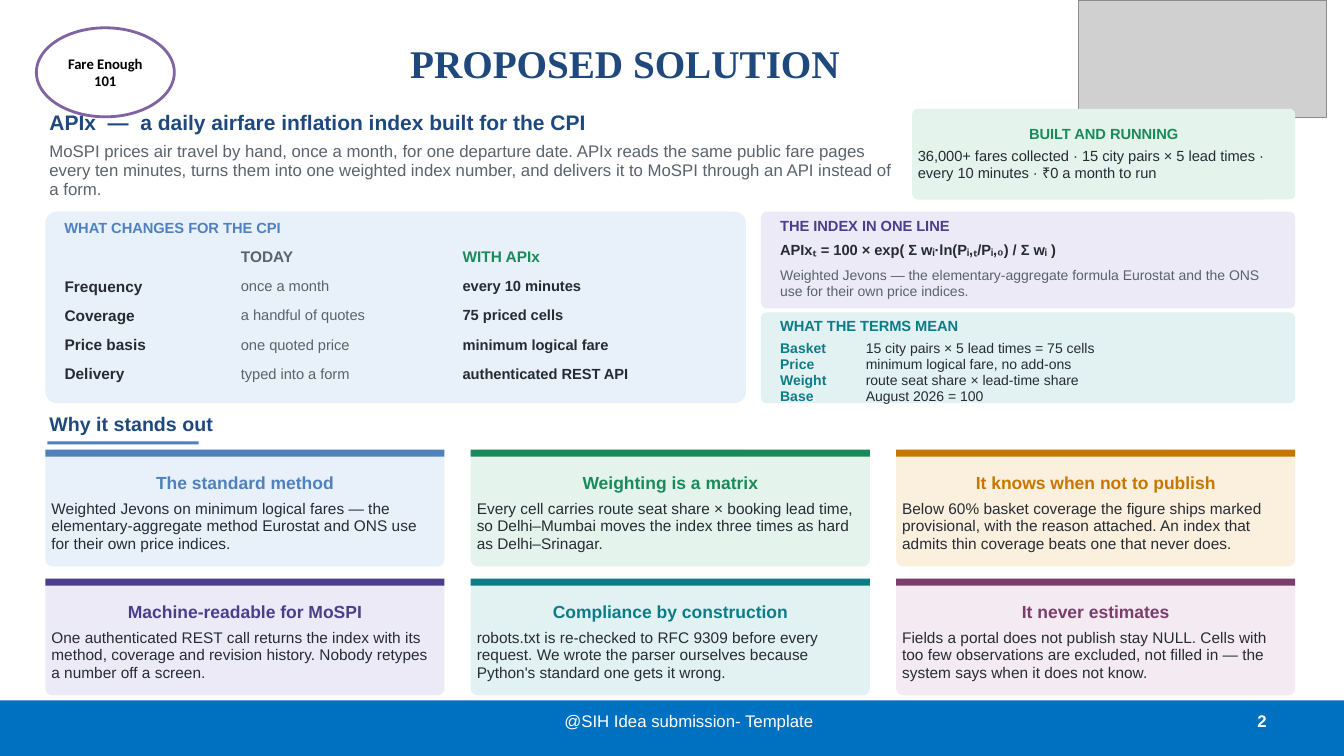
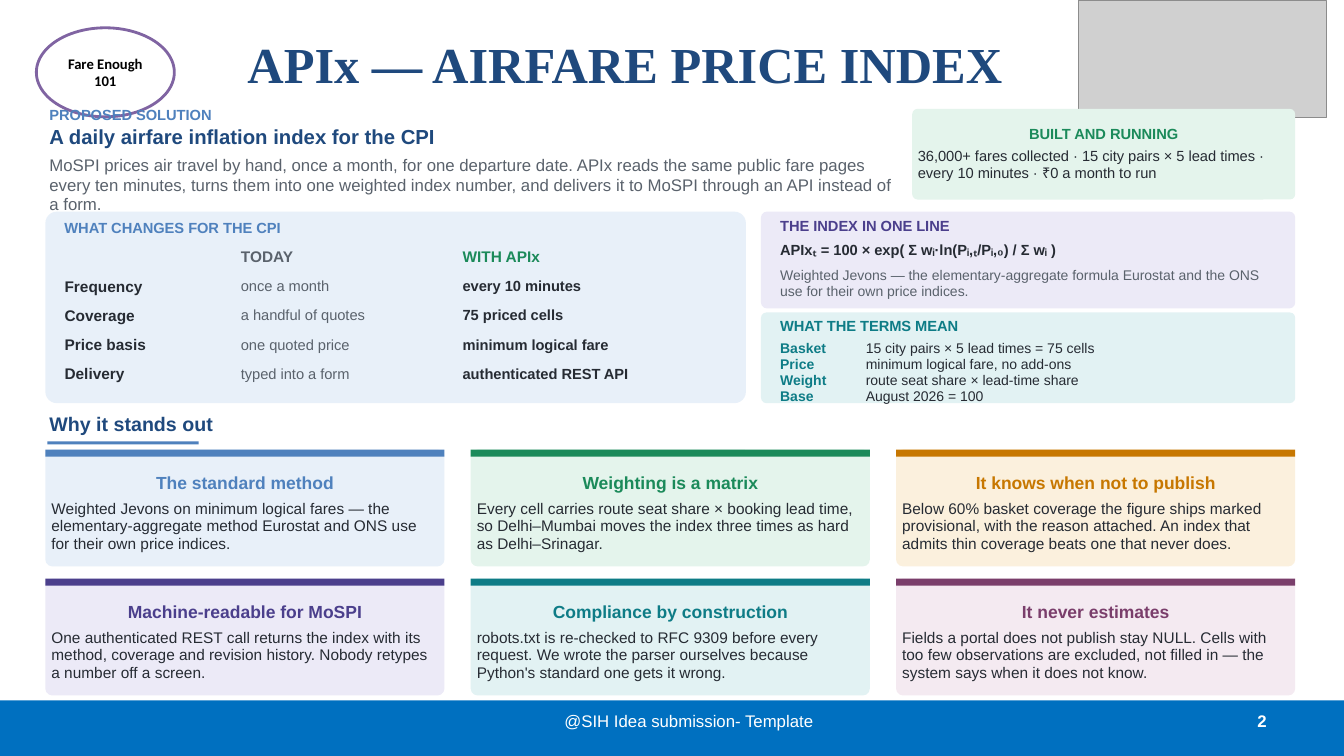
Before and after one commit to BradCage-afk/sih-2026-airfare-index, a slide deck: slide 2 of SIH26056-Idea-Presentation.pptx. Drawn at 1344x756 pixels with LibreOffice and Linux fonts; fonts in the diff are those of the drawing; grey boxes stand for pictures. Boxes give left, top, right and bottom in pixels: in the first picture for what was removed or moved away, otherwise in the second. Text is boxed around its words. In the diff, an @@ line names an element or a change of style, - is before the commit and + after.

```diff
--- a/SIH26056-Idea-Presentation.pptx
+++ b/SIH26056-Idea-Presentation.pptx
@@ title at [247,49,1002,84]: text changed; size 28 to 36 pt @@
-PROPOSED SOLUTION
+APIx — AIRFARE PRICE INDEX
@@ text at [49,108,435,149]: text changed; size 15 to 14.5 pt @@
-APIx — a daily airfare inflation index built for the CPI
+PROPOSED SOLUTION
+A daily airfare inflation index for the CPI
```
Also in this commit, not shown: 5 other slides changed, 4 other files.
